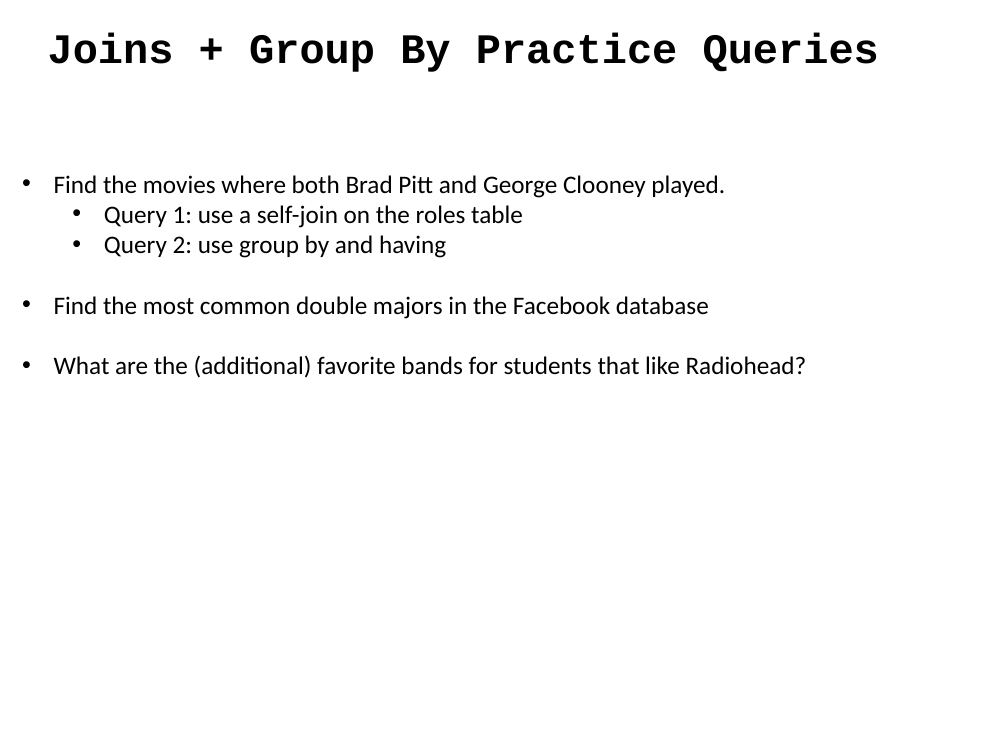
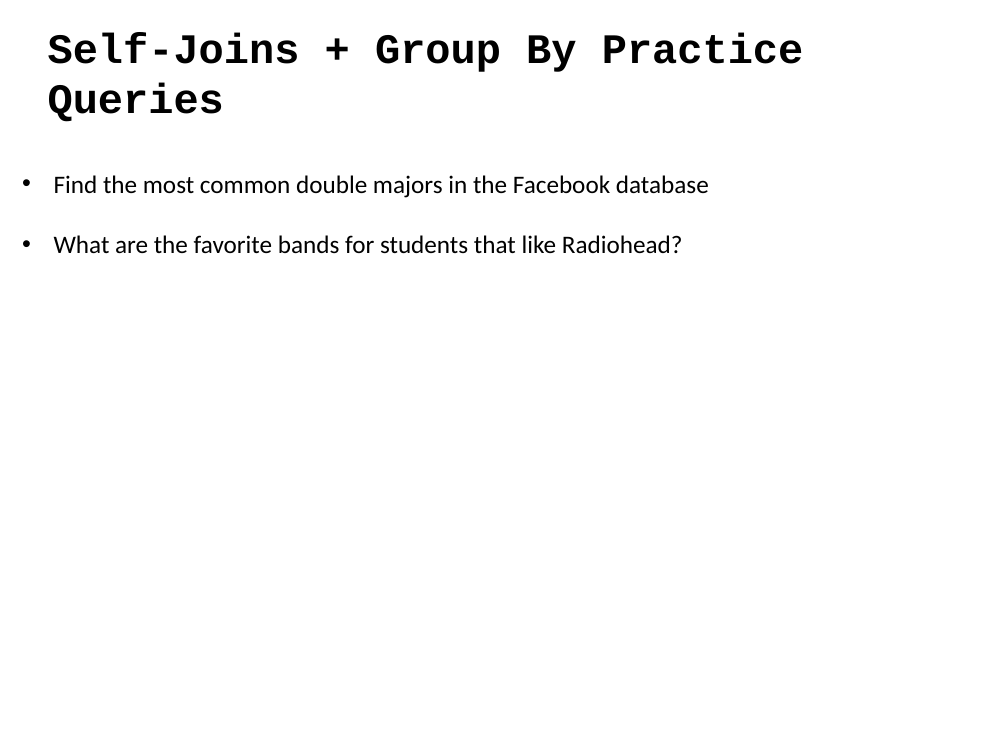
Before and after one commit to ipeirotis/introduction-to-databases, a slide deck: slide 70 of C-SQL.pptx. Drawn at 1008x756 pixels with LibreOffice and Linux fonts; fonts in the diff are those of the drawing. Boxes give left, top, right and bottom in pixels: in the first picture for what was removed or moved away, otherwise in the second. Text is boxed around its words. In the diff, an @@ line names an element or a change of style, - is before the commit and + after.

```diff
--- a/C-SQL.pptx
+++ b/C-SQL.pptx
@@ text at (48,32,804,122): text changed @@
-Joins + Group By Practice Queries
+Self-Joins + Group By Practice Queries
@@ text at (54,175,725,258): paragraphs removed @@
-• Find the movies where both Brad Pitt and George Clooney played.
-  • Query 1: use a self-join on the roles table
-  • Query 2: use group by and having
@@ text at (54,235,683,254): text changed @@
-• What are the (additional) favorite bands for students that like Radiohead?
+• What are the favorite bands for students that like Radiohead?
```
Also in this commit, not shown: 8 other slides changed, 2 slides added, 1 slide removed.
